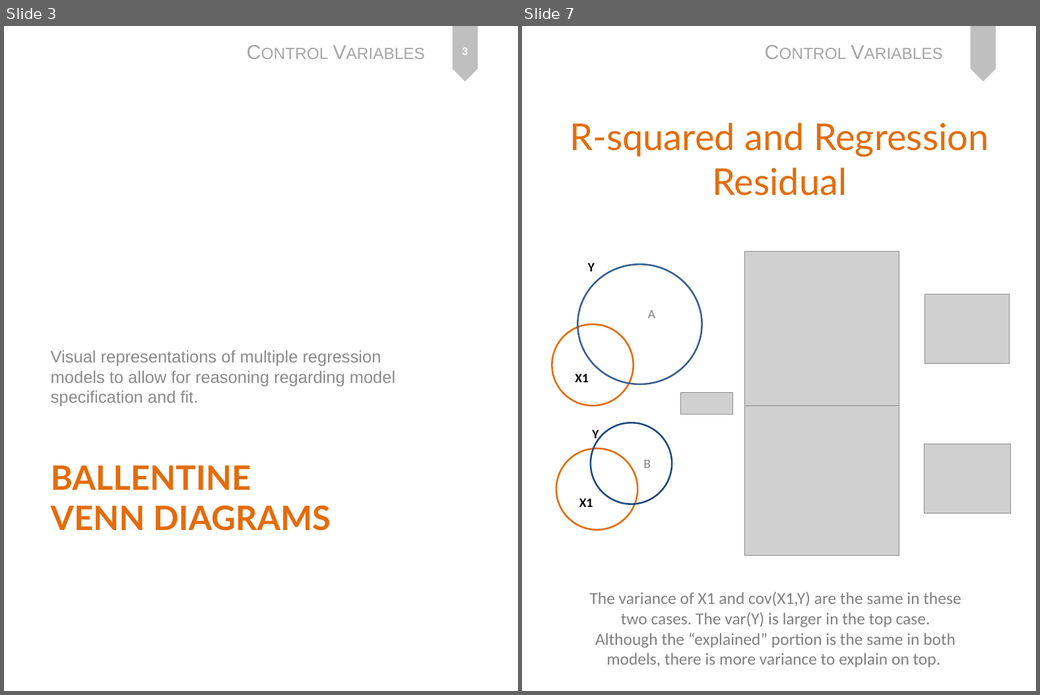
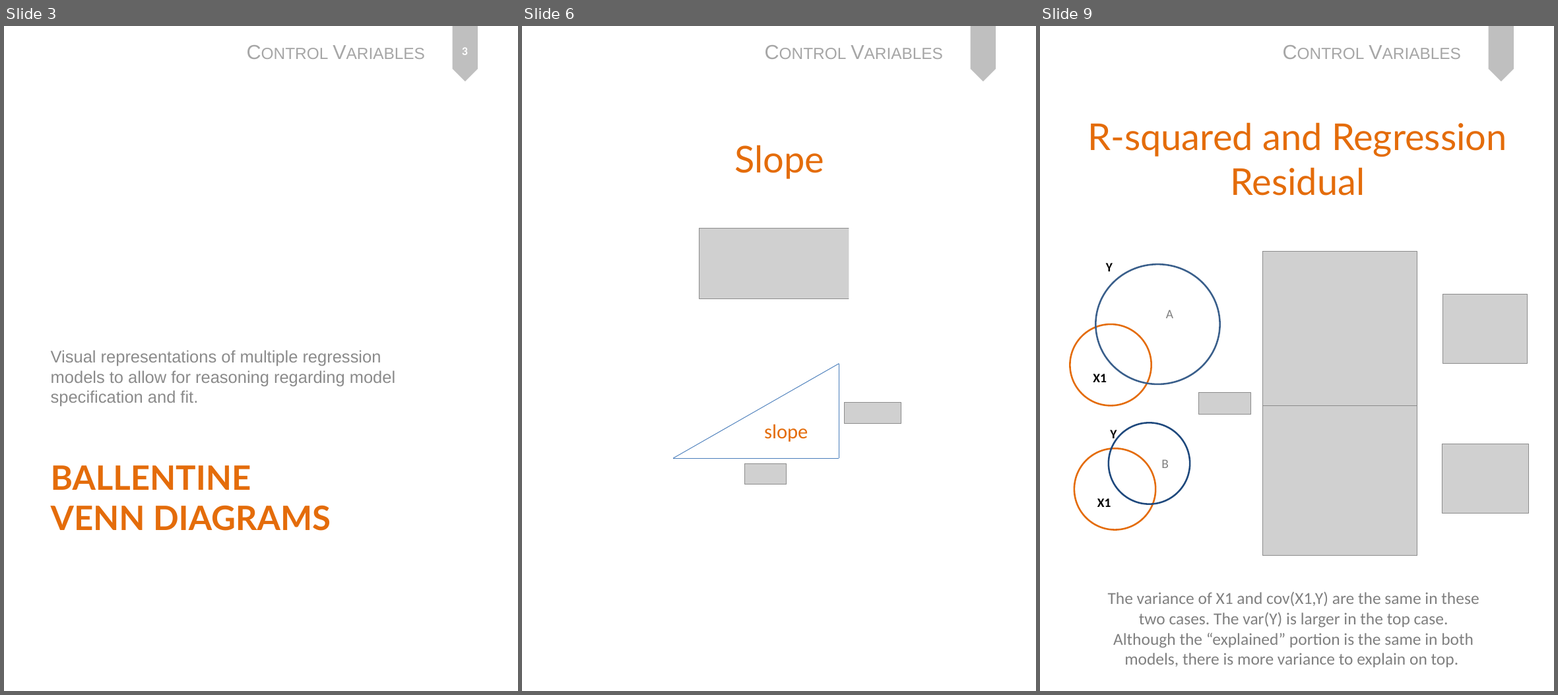
Before and after one commit to DS4PS/cpp-523-fall-2019, a slide deck: lectures/p-06-control-variables.pptx. Shown side by side, each under a label of ours: slides 3 and 7 before the commit, slides 3, 6 and 9 after it; the slides between them are not shown. The pictures are 1040x695 and 1558x695 pixels, drawn with LibreOffice and Linux fonts; fonts in the diff are those of the drawing; grey boxes stand for pictures. Boxes give left, top, right and bottom in pixels: in the first picture for what was removed or moved away, otherwise in the second. Text is boxed around its words. In the diff, an @@ line names an element or a change of style, - is before the commit and + after.

```diff
--- a/lectures/p-06-control-variables.pptx
+++ b/lectures/p-06-control-variables.pptx
@@ slide 6 added at (x1=522, y1=26, x2=1036, y2=691), background #FFFFFF; not listed: 2 template elements that a slide beside it also shows @@
@@ title added at (x1=735, y1=145, x2=824, y2=179), 44 pt, text #E46C0A @@
+Slope
@@ rectangle added at (x1=849, y1=199, x2=970, y2=334), fill #FFFFFF @@
@@ picture added at (x1=700, y1=229, x2=933, y2=299) @@
@@ group added at (x1=673, y1=363, x2=902, y2=485): 3 lines, 2 pictures, 1 text @@
+slope
@@ what was slide 7 is now slide 9 @@
```
Also in this commit, not shown: 4 slides changed, 1 other slide added, 3 other files.
